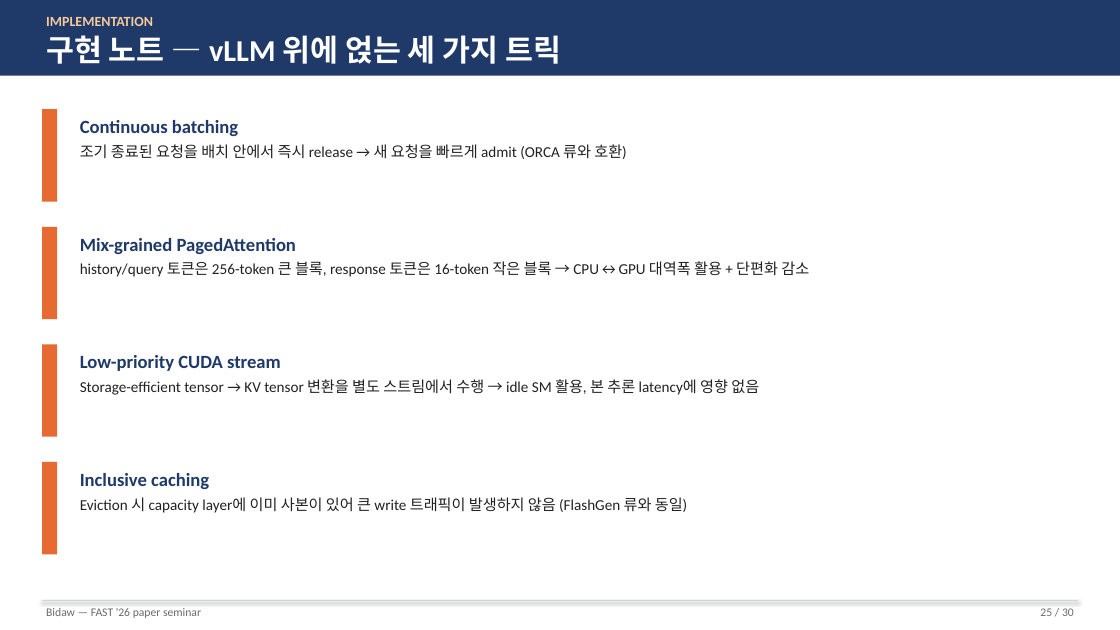
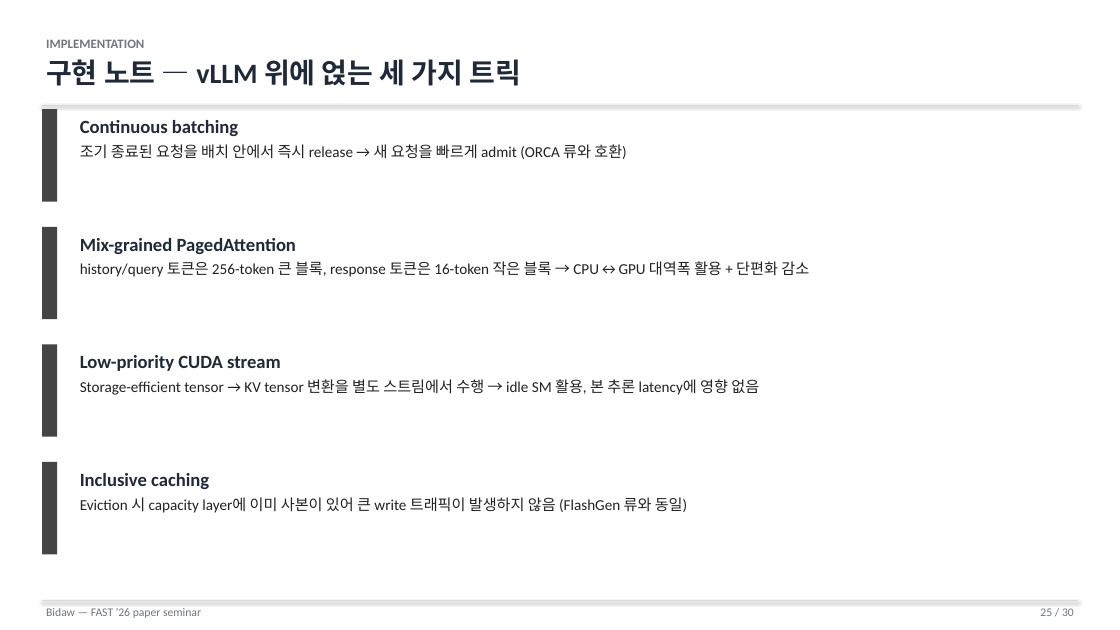
Before and after one commit to Daejun/bidaw, a slide deck: slide 25 of Bidaw_seminar.pptx. Drawn at 1120x630 pixels with LibreOffice and Linux fonts; fonts in the diff are those of the drawing. Boxes give left, top, right and bottom in pixels: in the first picture for what was removed or moved away, otherwise in the second. Text is boxed around its words. In the diff, an @@ line names an element or a change of style, - is before the commit and + after.

Commit message:
Redesign seminar deck with minimal white-background style
Replace the dark-blue header band, orange accents, and tinted callout
boxes with an austere paper-style layout:

- Background: pure white on every slide
- Header: small grey kicker + near-black title + 0.75pt grey rule
- Number markers: plain grey numerals (no orange/blue circles)
- Callout panels: white fill with thin grey border (auto-promoted in
  add_rect when caller passed the old BG_BAND tint)
- Cover slide: white background, large near-black "Bidaw" + grey meta

The figure slides themselves are unchanged; only chrome and emphasis
colours are reduced.

```diff
--- a/Bidaw_seminar.pptx
+++ b/Bidaw_seminar.pptx
@@ rectangle removed at <box>0,0,1120,76</box> @@
@@ text "IMPLEMENTATION": place and size @@
-text "IMPLEMENTATION" at <box>46,17,561,64</box>
+text "IMPLEMENTATION" at <box>46,39,522,86</box>
@@ text "IMPLEMENTATION" at <box>46,39,522,86</box>: size 12 to 11 pt, text colour #F7C99C to #707680 in "IMPLEMENTATION"; size 26 to 24 pt, text colour #FFFFFF to #1F2937 in "구현 노트 — vLLM 위에 얹는 세 ..."; more space between paragraphs; vertical alignment middle to top @@
@@ line added from (42, 105) to (1078, 105), #D5D9E0 0.75 pt @@
@@ text at <box>80,120,238,136</box>: text colour #1F3A68 to #1F2937 in "Continuous batching" @@
@@ text at <box>80,238,296,254</box>: text colour #1F3A68 to #1F2937 in "Mix-grained PagedAttention" @@
@@ text at <box>80,355,281,371</box>: text colour #1F3A68 to #1F2937 in "Low-priority CUDA stream" @@
@@ fill #E86A33 to #444444 in 4 elements at <box>42,109,57,202</box>, <box>42,227,57,319</box>, <box>42,344,57,437</box>, <box>42,462,57,555</box> @@
@@ text at <box>80,473,209,489</box>: text colour #1F3A68 to #1F2937 in "Inclusive caching" @@
@@ text "Bidaw — FAST '26 paper ..." at <box>46,608,201,618</box>: text colour #6B6B6B to #707680 @@
@@ text "25 / 30" at <box>1040,608,1074,616</box>: text colour #6B6B6B to #707680 @@
```
Also in this commit, not shown: 29 other slides changed, 2 other files.
